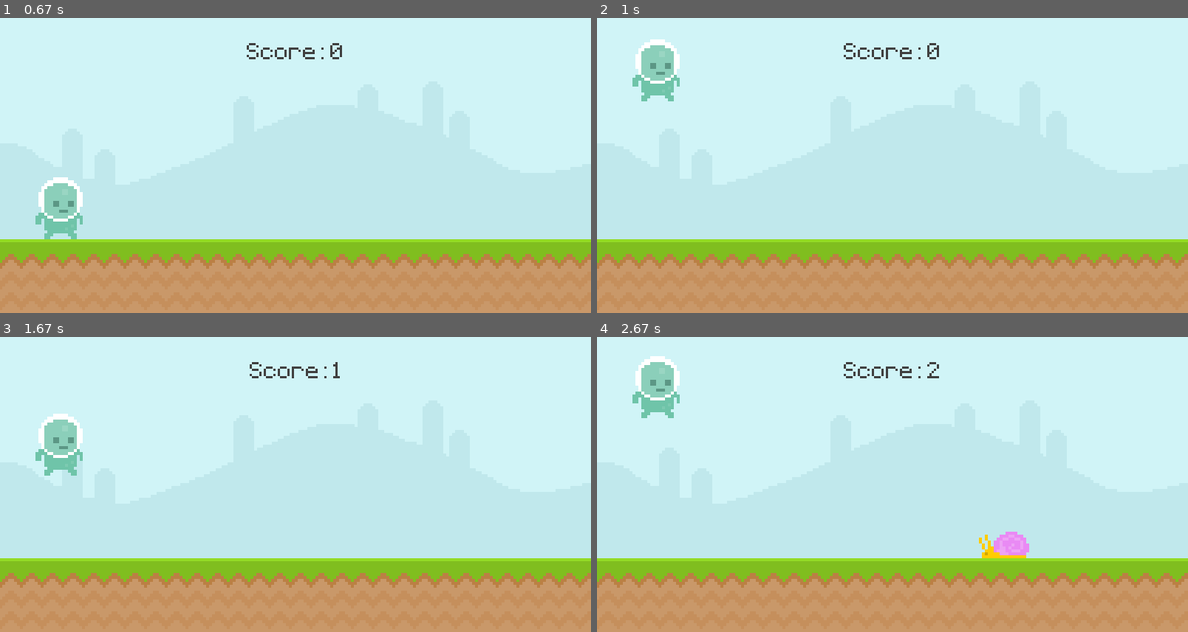
Above: before the commit, frames 1-4 (two rows, left to right).
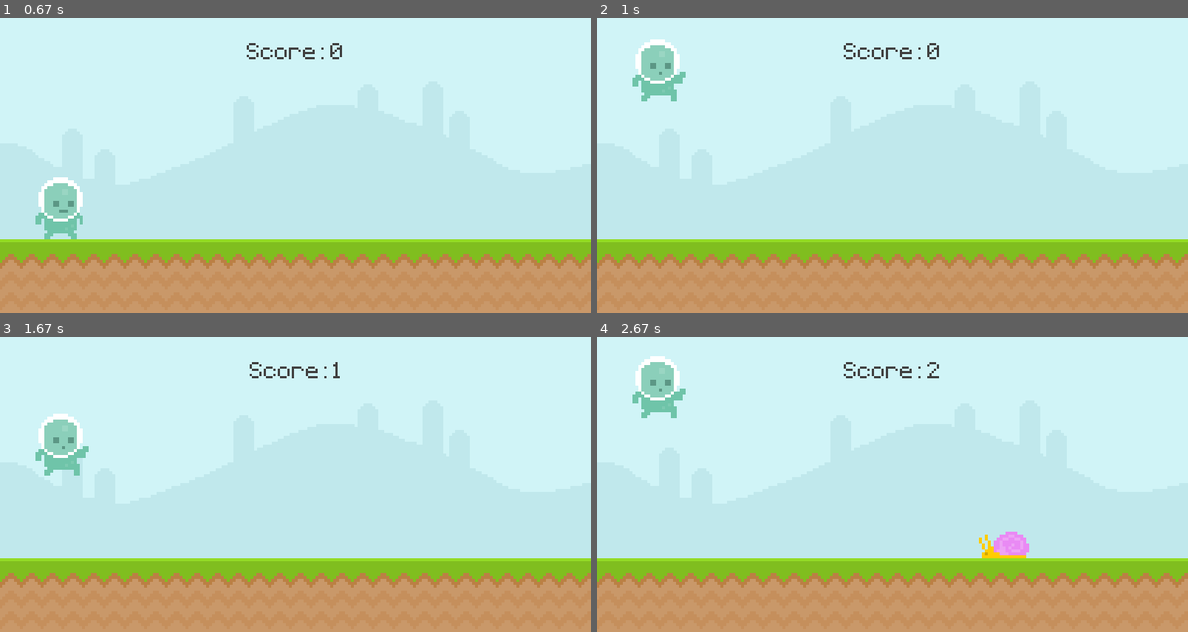
Above: after the commit, the same moments.

Repository: p2well/playground-pygame
Game: pygame game, started from game-runner.py
Two runs of this game, one before a commit and one after it. Both use one fixed random seed, a clock stepped at 60 frames per second and the inputs below.
Inputs (mouse positions are in pixels of both pictures, inside the frame that each line leads up to):
- Up to frame 1 (0.67 s): tap Space at 0.33 s
- Up to frame 2 (1 s): click (656, 206) at 0.72 s
- Up to frame 3 (1.67 s): click (59, 525) at 1.55 s
- Up to frame 4 (2.67 s): tap Space at 2.33 s

Frame 1 is identical in both runs. In frame 2, 0.1% of the frame differs, in the area x 10-15%, y 18-29%; in frame 3, 0.1%; in frame 4, 0.1%.

Commit message:
Animate the player

Diff:
--- a/game-runner.py
+++ b/game-runner.py
@@ -35,6 +35,18 @@
     return True
 
 
+def player_animation():
+    global player_surf, player_index
+
+    if player_rect.bottom < 300:
+        player_surf = player_jump
+    else:
+        player_index += 0.1
+        if player_index >= len(player_walk):
+            player_index = 0
+        player_surf = player_walk[int(player_index)]
+
+
 pygame.init()
 screen = pygame.display.set_mode((800, 400))
 pygame.display.set_caption('Runner')
@@ -53,7 +65,13 @@
 
 obstacle_rect_list = []
 
-player_surf = pygame.image.load('graphics/player/player_walk_1.png').convert_alpha()
+# Player
+player_walk_1 = pygame.image.load('graphics/player/player_walk_1.png').convert_alpha()
+player_walk_2 = pygame.image.load('graphics/player/player_walk_2.png').convert_alpha()
+player_walk = [player_walk_1, player_walk_2]
+player_index = 0
+player_surf = player_walk[player_index]
+player_jump = pygame.image.load('graphics/player/jump.png').convert_alpha()
 player_rect = player_surf.get_rect(midbottom=(80, 300))
 player_gravity = 0
 
@@ -105,6 +123,7 @@
         player_rect.y += player_gravity
         if player_rect.bottom >= 300:
             player_rect.bottom = 300
+        player_animation()
         screen.blit(player_surf, player_rect)
 
         # Obstacles movement
